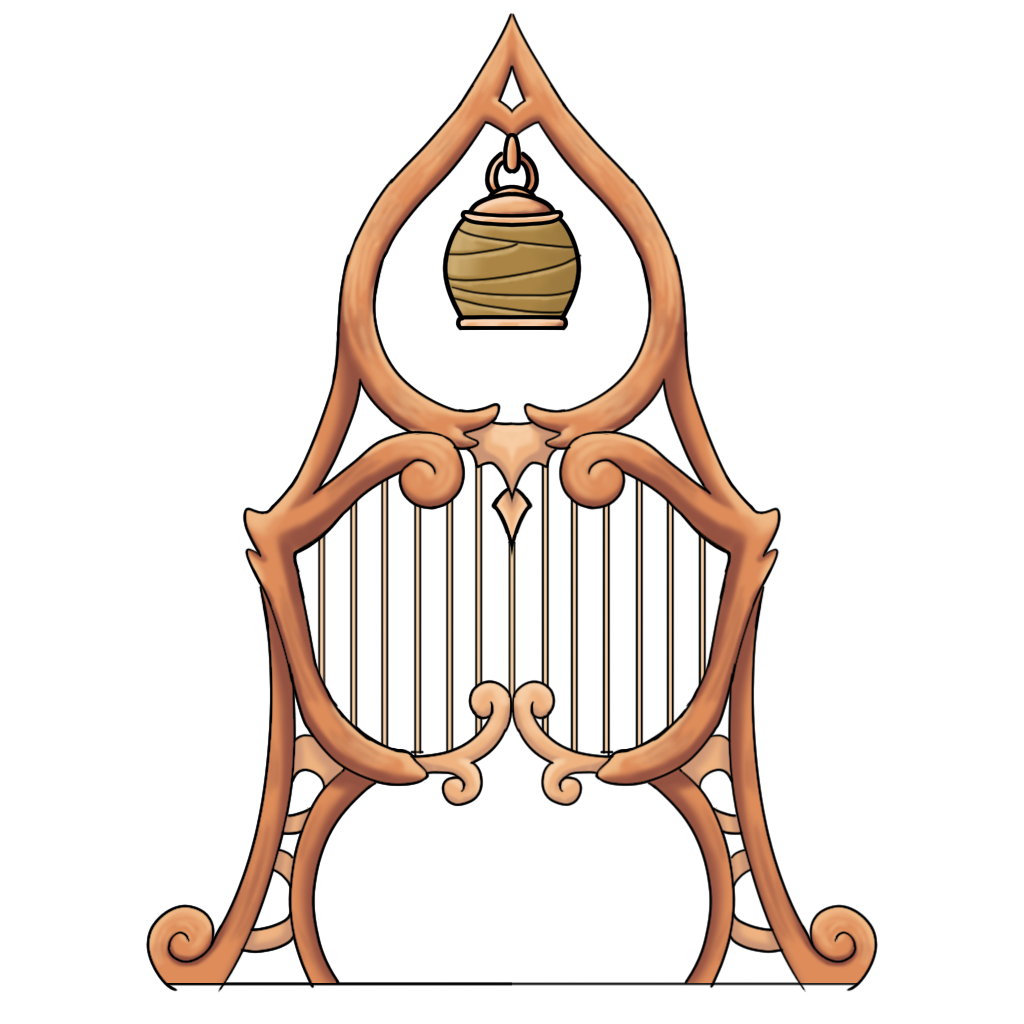
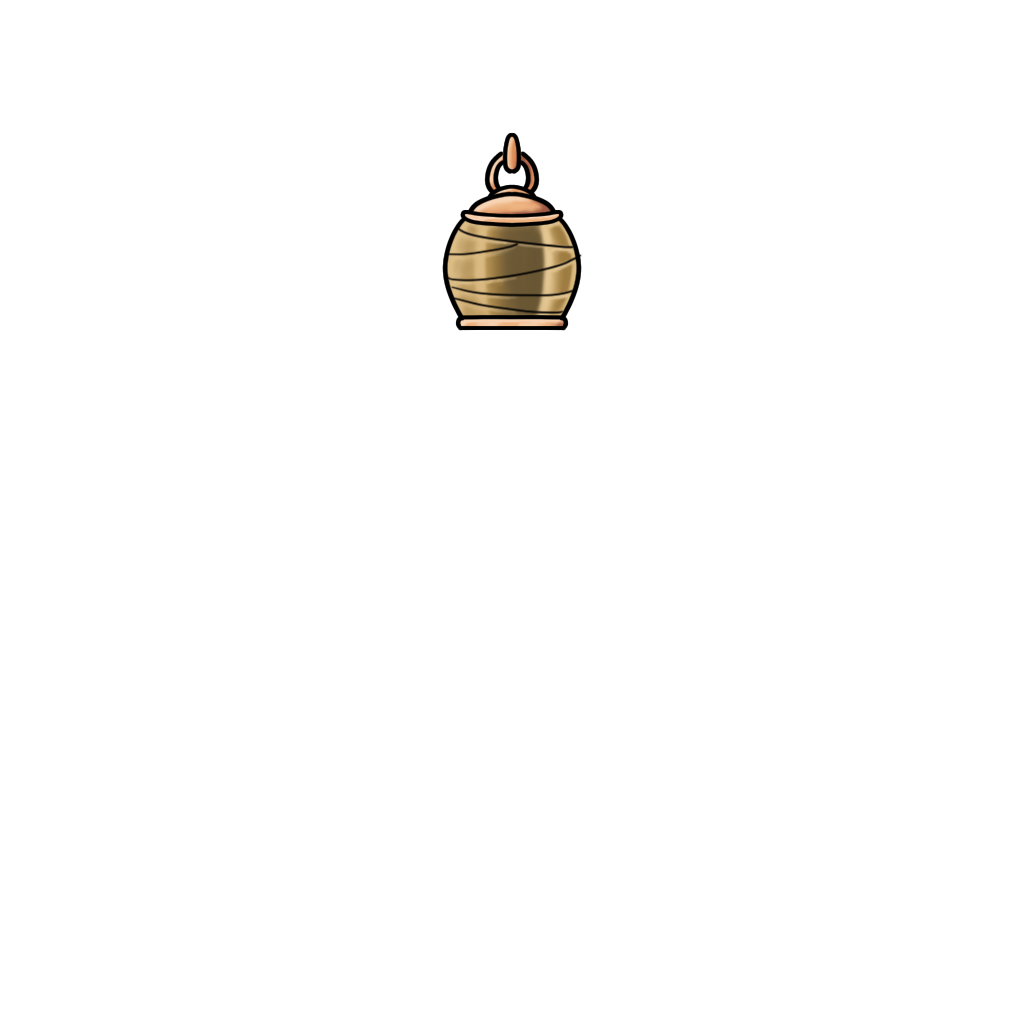
Before/after of a w=1024, h=1024 layered artwork. What changed in the layer stack:
added layer "Layer 8 copy 3" in group "Group 2" over [442, 132, 582, 331]
hid group "Group 3" (4 layers) over [146, 12, 878, 994]
